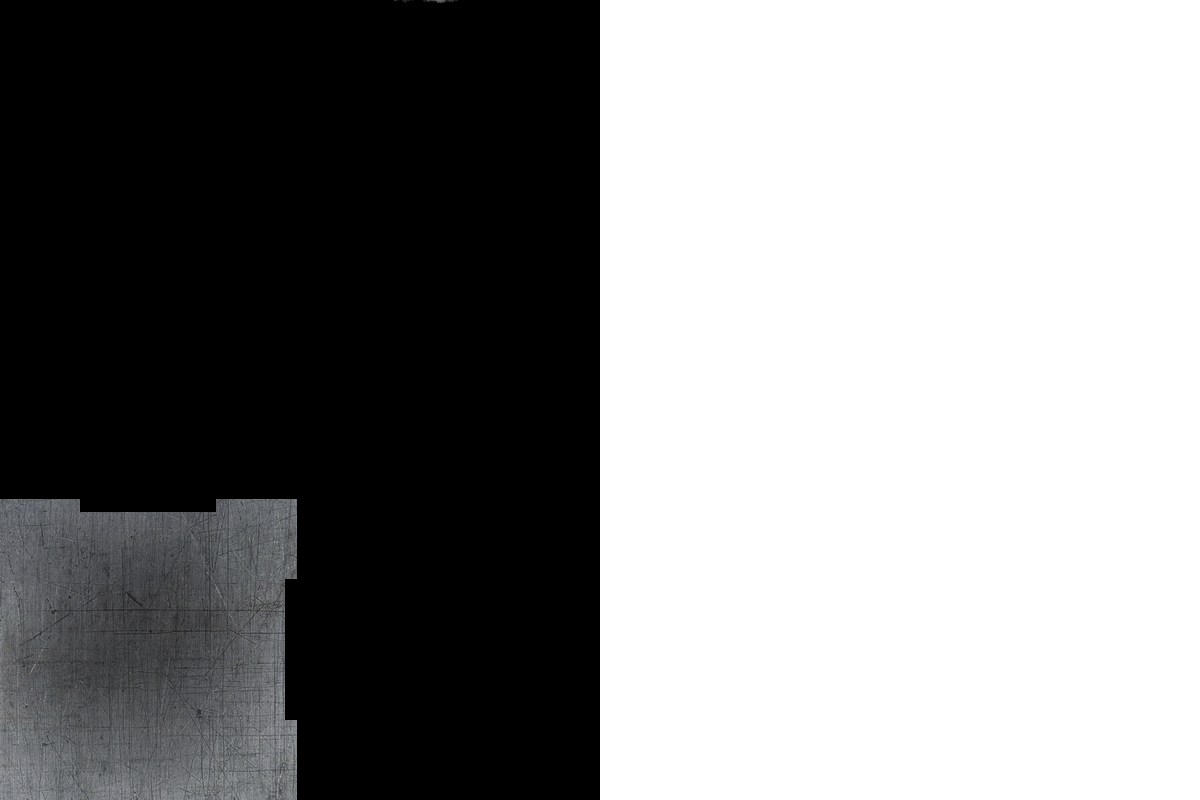
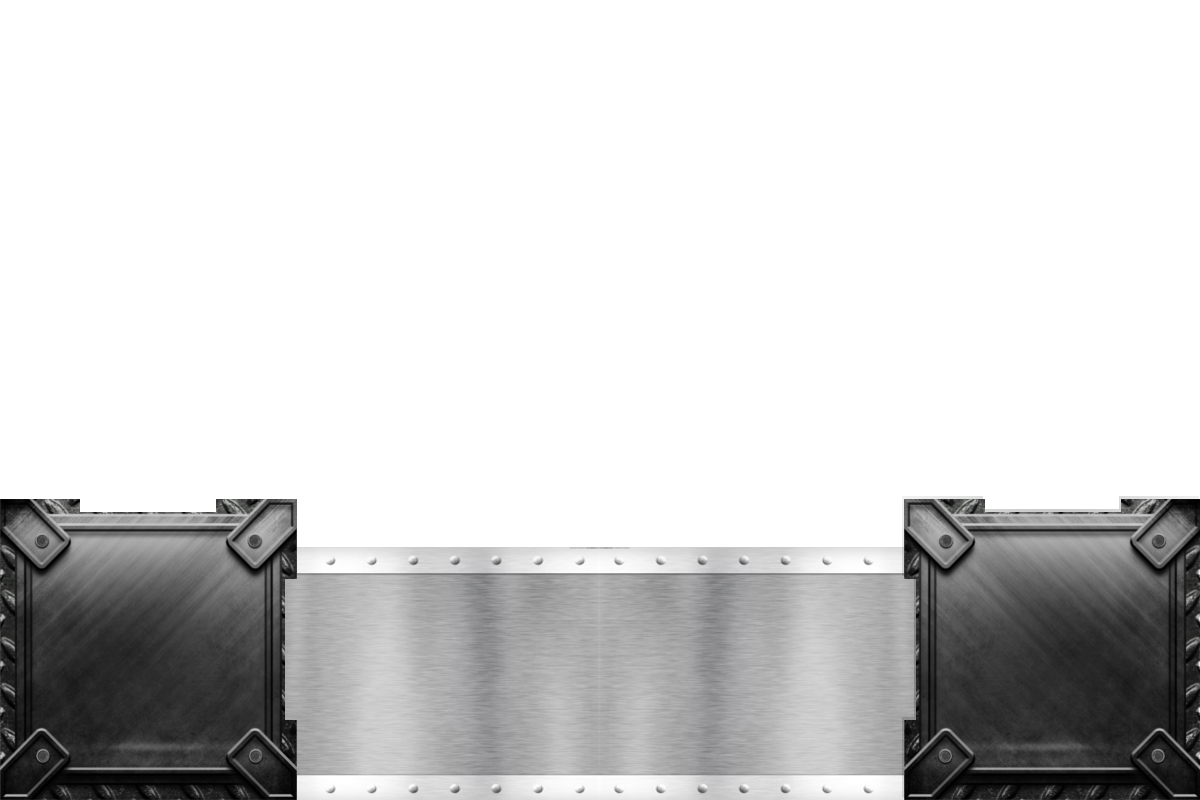
The second (1200, 800) image is a revision of the first. Changes to its layers:
added layer "shadow copy" above "shadow" over (x1=902, y1=496, x2=1199, y2=797)
added layer "Metal copy" above "Metal" over (x1=904, y1=499, x2=1200, y2=800)
painted on "Metal" over (x1=0, y1=499, x2=297, y2=800)
added layer "border copy" above "border" over (x1=598, y1=547, x2=970, y2=800)
moved "border" above "Visible", painted on it over (x1=229, y1=547, x2=601, y2=800)
hid "Visible" over (x1=0, y1=0, x2=1200, y2=800)
